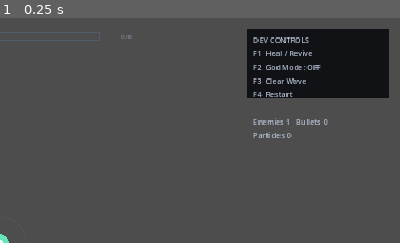
Above: before the commit, frame 1.
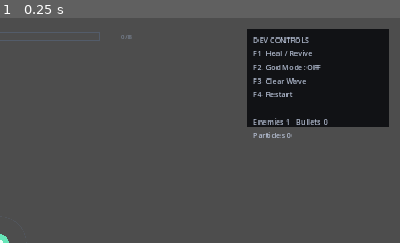
Above: after the commit, the same moment.

Repository: jlcuenca00/typing-roguelite
Game: Godot game, scene res://scenes/Main.tscn
The game is run twice, just before and just after one commit, with the same random seed, the same clock (stepped at 60 frames per second) and the same inputs.
Inputs:
- Up to frame 1 (0.25 s): no input
The pictures show only the part of the screen within x 50-100%, y 0-50%; the shares and areas given below are measured in that part.

The runs differ from the first frame. In frame 1, 4.4% of the frame differs, in the area x 61-98%, y 35-49%.

Commit message:
ui: expand visible debug telemetry panel

Diff:
--- a/game/scenes/Main.tscn
+++ b/game/scenes/Main.tscn
@@ -88,7 +88,7 @@
 offset_left = 1035.0
 offset_top = 18.0
 offset_right = 1262.0
-offset_bottom = 128.0
+offset_bottom = 174.0
 mouse_filter = 2
 color = Color(0.035, 0.04, 0.055, 0.88)
 
@@ -96,7 +96,7 @@
 offset_left = 10.0
 offset_top = 8.0
 offset_right = 217.0
-offset_bottom = 102.0
+offset_bottom = 158.0
 theme_override_font_sizes/font_size = 12
 theme_override_colors/font_color = Color(0.72, 0.76, 0.84, 0.96)
 text = "DEV CONTROLS
